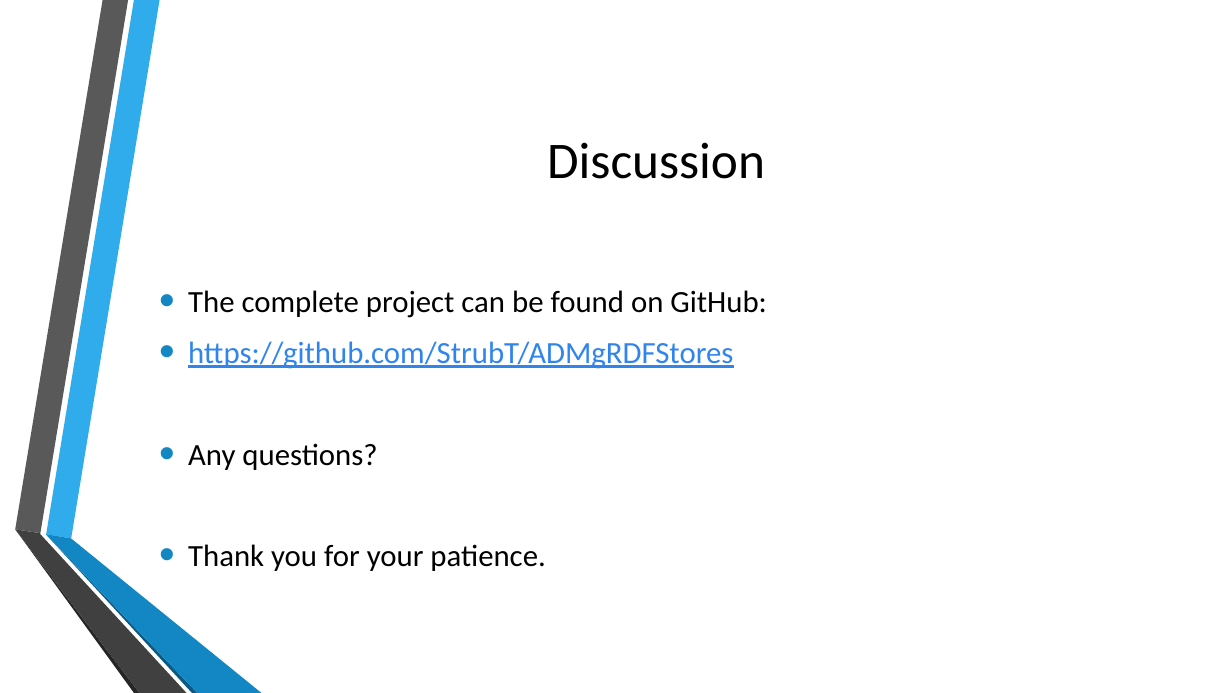
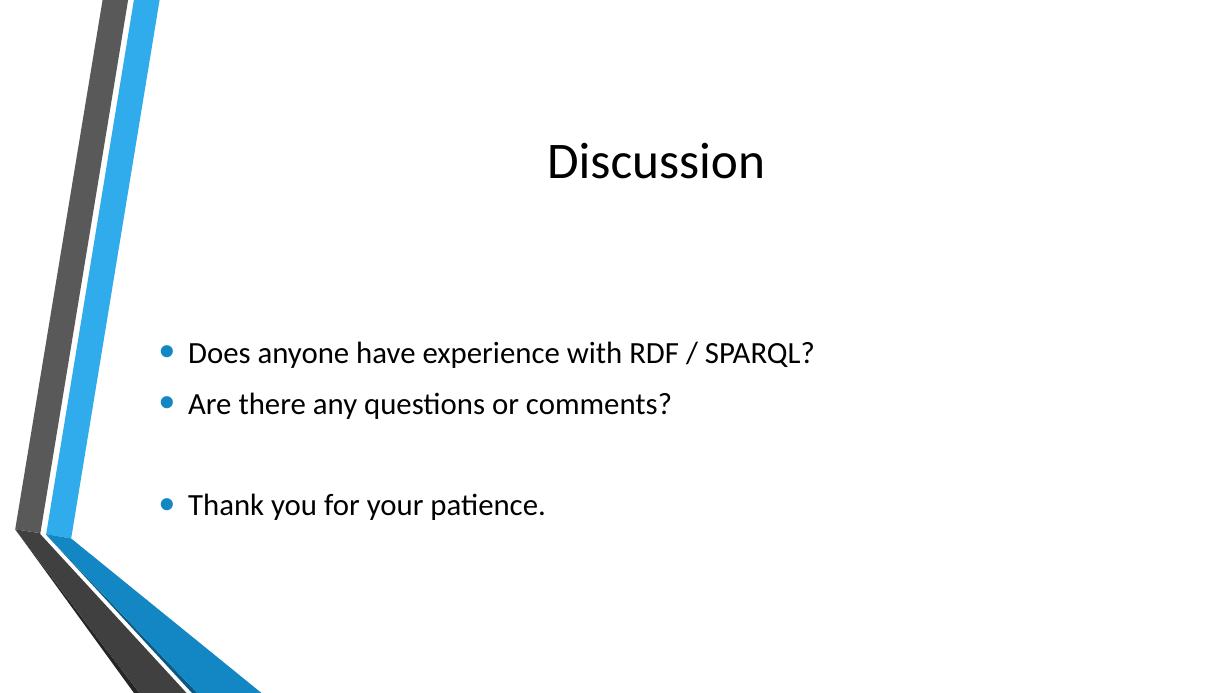
Before and after one commit to StrubT/ADMgRDFStores, a slide deck: slide 10 of presentation.pptx. Drawn at 1232x693 pixels with LibreOffice and Linux fonts; fonts in the diff are those of the drawing; background and template pictures are left out. Boxes give left, top, right and bottom in pixels: in the first picture for what was removed or moved away, otherwise in the second. Text is boxed around its words. In the diff, an @@ line names an element or a change of style, - is before the commit and + after.

Commit message:
add discussion questions

```diff
--- a/presentation.pptx
+++ b/presentation.pptx
@@ text at <box>188,341,815,419</box>: text changed @@
-• The complete project can be found on GitHub:
-• https://github.com/StrubT/ADMgRDFStores
-• Any questions?
+• Does anyone have experience with RDF / SPARQL?
+• Are there any questions or comments?
```
Also in this commit, not shown: 1 other file.
